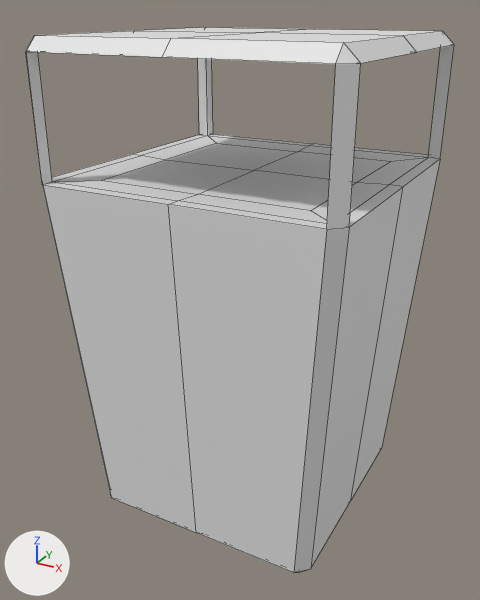
The Blender file Interior/Trashcan/Trashcan.blend, before and after one commit.
Camera for both pictures: a 50 mm camera at (2.44, -4.66, 4.17) aimed at (-0.08, -0.1, 1.89). Every picture has the same lights, and +X, +Y and +Z are marked at lower left. Mesh edges are drawn as thin lines. Materials are left out; every surface is plain grey.

Script lines for the objects in view, before the commit:
```python
me_trashcan = bpy.data.meshes.new('Trashcan')
me_trashcan.from_pydata(...)  # 80 vertices, 88 faces; spans x -1.2..1.2, y -1.2..1.2, z 0.0..4.0
me_trashcan.materials.append(mat_material)
ob_trashcan = bpy.data.objects.new('Trashcan', me_trashcan)
ob_trashcan.location = (0.0, 0.0, 0.0)
```
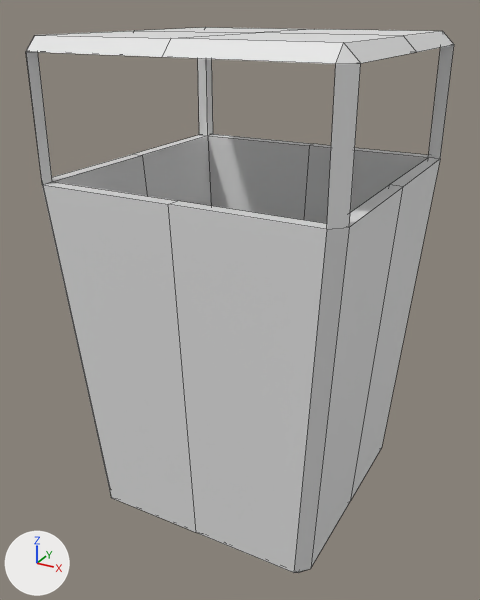
The change, as a diff of the scene's bpy script:
```diff
--- a/Interior/Trashcan/Trashcan.blend.py
+++ b/Interior/Trashcan/Trashcan.blend.py
@@ me_trashcan @@
 me_trashcan.from_pydata(...)  # 80 vertices, 88 faces; spans x -1.2..1.2, y -1.2..1.2, z 0.0..4.0
 # used by ob_trashcan; location = (0.0, 0.0, 0.0)
+# me_trashcan part 1: all 9 vertices in x -0.85..0.85, y -0.84..0.84, z 2.99 are moved by (0.0, 0.0, -2.89)
```

What differs and where, as boxes [x1, y1, x2, y2] in the pictures (480 x 600 px; the box of a moved part takes in the faces that stretch with it):
part 1 of me_trashcan, moved or reshaped: [53, 136, 428, 224] in both
